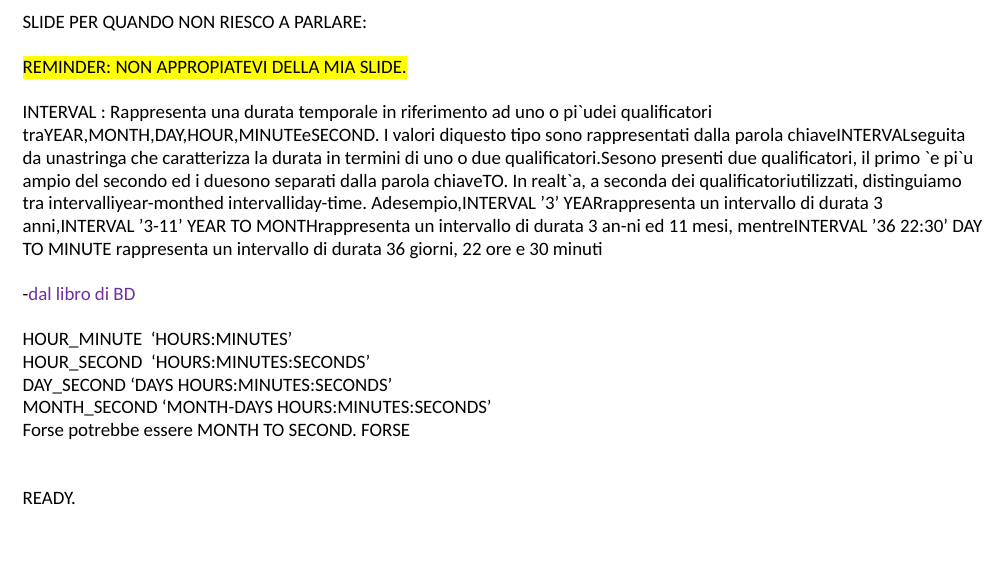
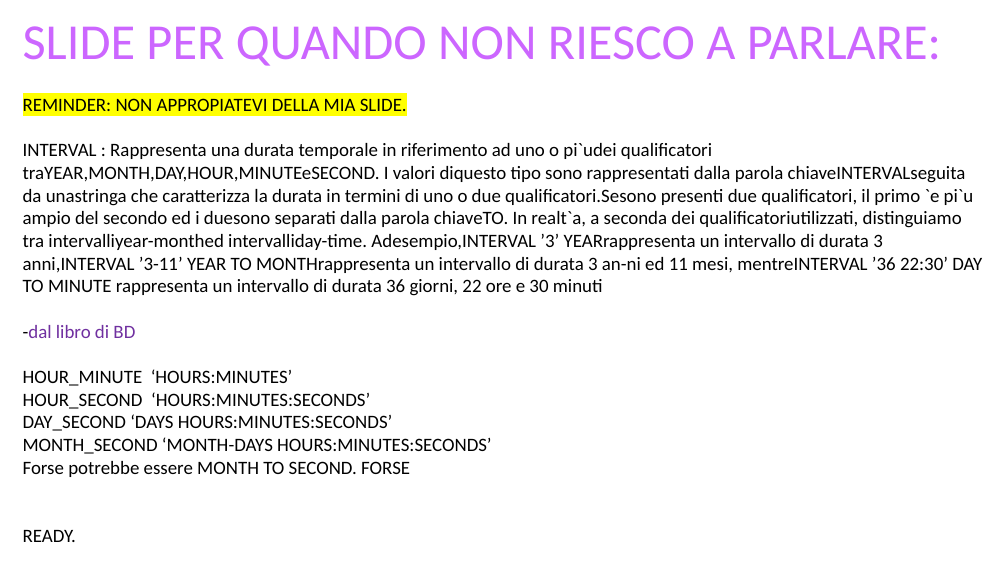
Before and after one commit to DavideGit-cs/BD_Progetto_Gruppo11, a slide deck: slide 12 of Vincoli_Domini_BDProgetto_finale.pptx. Drawn at 1008x567 pixels with LibreOffice and Linux fonts; fonts in the diff are those of the drawing. Boxes give left, top, right and bottom in pixels: in the first picture for what was removed or moved away, otherwise in the second. Text is boxed around its words. In the diff, an @@ line names an element or a change of style, - is before the commit and + after.

```diff
--- a/Vincoli_Domini_BDProgetto_finale.pptx
+++ b/Vincoli_Domini_BDProgetto_finale.pptx
@@ text at (23, 26, 941, 66): size 18 to 48 pt, text colour #000000 to #CC66FF in "SLIDE PER QUANDO NON RIESCO A PARLARE:" @@
```
Also in this commit, not shown: 10 other slides changed, 1 other file.
